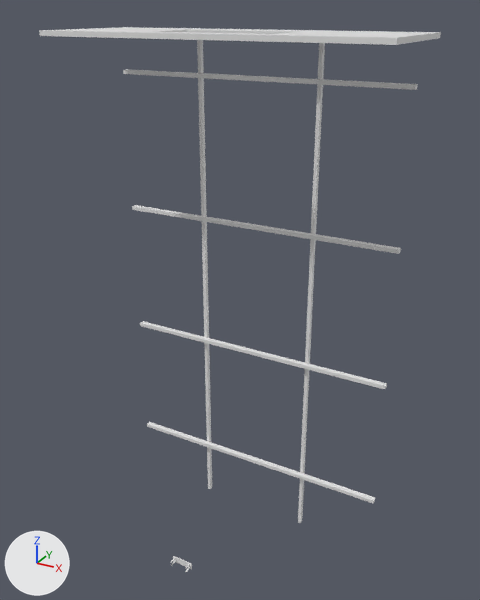
Renders of the OBJ model auvs/hydrus_sim/data/models/blender/pool_hall.obj from each side of a commit.
One viewpoint serves both versions: a 50 mm lens placed at (16.7, -26.3, 27.3), pointed at (0.0, 4.2, 12.1). The lights are fixed; the arrows at lower left show +X, +Y and +Z. The older version comes first. Where no turn or scale is listed for an object, it has been applied to the vertices. Vertices at exactly the same position are counted once.

Objects in the first picture: 'pool_hall'.
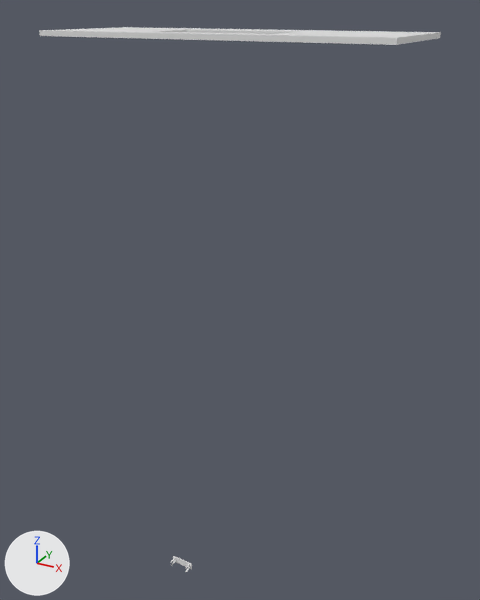
What the commit changed:
me_pool_hall is used by ob_pool_hall; location (0.0, 0.0, 0.0).
Verts and faces of me_pool_hall; kept vertices keep their numbers, new ones are numbered from 112.
Before the commit, vertices of me_pool_hall: 56 (3.4, 6.0, -4.0) at pixel (297, 522), 57 (3.4, 6.2, -4.0), 58 (3.4, 6.0, 26.2), 59 (3.4, 6.3, 26.2), 60 (3.6, 6.0, -4.0) at pixel (300, 523).
Before the commit, vertices of me_pool_hall: 61 (3.6, 6.2, -4.0) at pixel (302, 520), 62 (3.6, 6.0, 26.2), 63 (3.6, 6.3, 26.2).
Before the commit, vertices of me_pool_hall: 64 (-3.6, 6.0, -4.0) at pixel (207, 488), 65 (-3.6, 6.2, -4.0), 66 (-3.6, 6.0, 26.2), 67 (-3.6, 6.3, 26.2), 68 (-3.4, 6.0, -4.0) at pixel (210, 489).
Before the commit, vertices of me_pool_hall: 69 (-3.4, 6.2, -4.0) at pixel (212, 487), 70 (-3.4, 6.0, 26.2), 71 (-3.4, 6.3, 26.2).
me_pool_hall had 112 vertices, 90 faces and spanned x -9.0..9.0, y 0.0..6.8, z -5.6..26.3.
me_pool_hall now has 72 vertices, 56 faces and spans x -9.0..9.0, y 0.0..6.8, z -5.6..26.3.
me_pool_hall part 1: the loose piece of 8 vertices spanning x -8.4..8.4, y 5.6..6.0, z -0.1..0.1 is deleted.
me_pool_hall part 2: the loose piece of 8 vertices spanning x -8.4..8.4, y 5.6..6.0, z 23.9..24.1 is deleted.
me_pool_hall part 3: the loose piece of 8 vertices spanning x -8.4..8.4, y 5.6..6.0, z 7.9..8.1 is deleted.
me_pool_hall part 4: the loose piece of 8 vertices spanning x -8.4..8.4, y 5.6..6.0, z 15.9..16.1 is deleted.
Part 5, on me_pool_hall:
Vertices deleted: 56, 57, 60, 61 (with the faces that use them).
Part 6, on me_pool_hall:
Vertices deleted: 64, 65, 68, 69 (with the faces that use them).

Boxes [x1, y1, x2, y2] around the edits, measured in the pictures (480 x 600 px):
part 1 of me_pool_hall, deleted: before [147, 422, 375, 503]
part 2 of me_pool_hall, deleted: before [123, 69, 418, 90]
part 3 of me_pool_hall, deleted: before [140, 321, 387, 389]
part 4 of me_pool_hall, deleted: before [132, 205, 401, 254]
part 5 of me_pool_hall, deleted: before [298, 43, 325, 523]
part 6 of me_pool_hall, deleted: before [197, 40, 212, 489]
